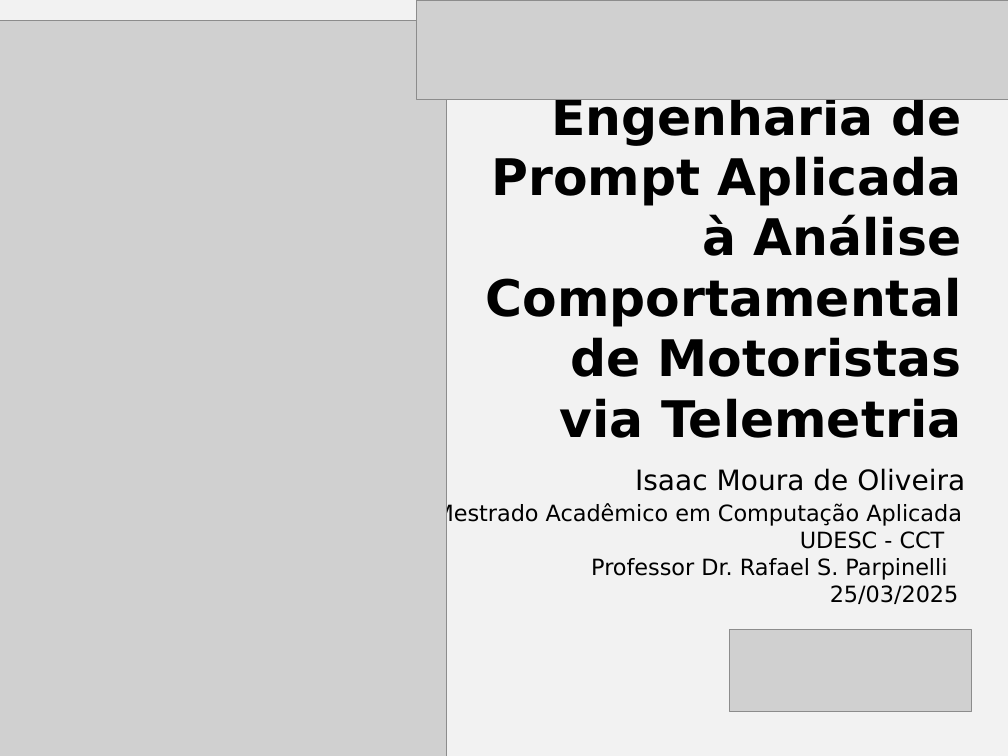
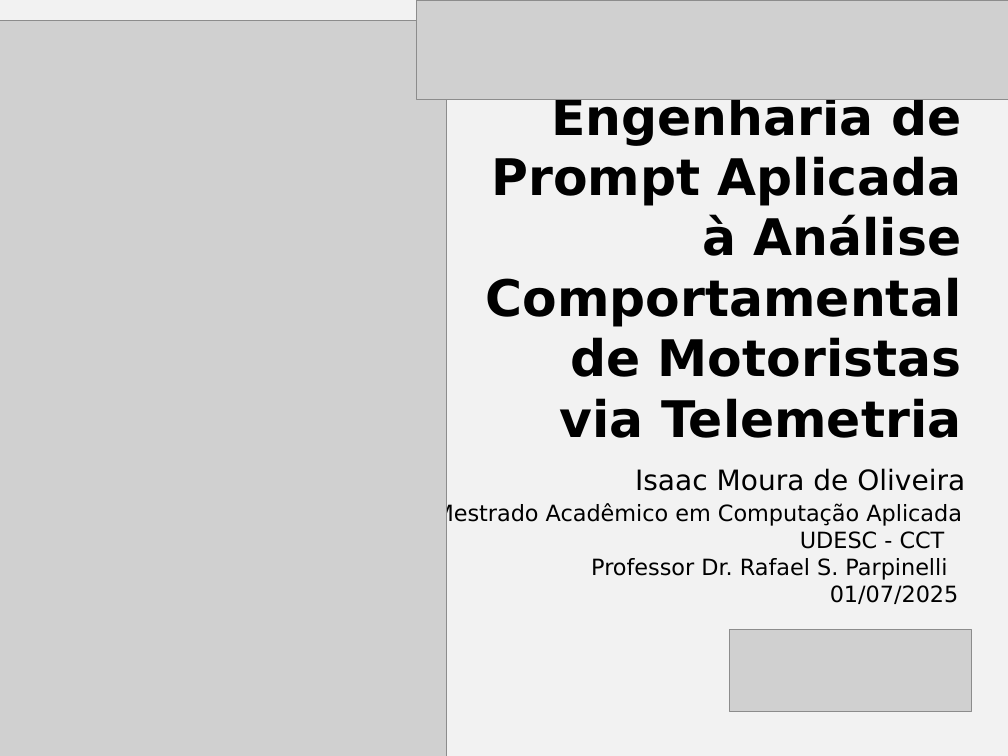
Before and after one commit to isaacmdo/driver-behavior, a slide deck: slide 1 of apresentação.pptx. Drawn at 1008x756 pixels with LibreOffice and Linux fonts; fonts in the diff are those of the drawing; grey boxes stand for pictures. Boxes give left, top, right and bottom in pixels: in the first picture for what was removed or moved away, otherwise in the second. Text is boxed around its words. In the diff, an @@ line names an element or a change of style, - is before the commit and + after.

```diff
--- a/apresentação.pptx
+++ b/apresentação.pptx
@@ text at [830, 585, 959, 604]: text changed @@
-25/03/2025
+01/07/2025
```
Also in this commit, not shown: 1 other file.
